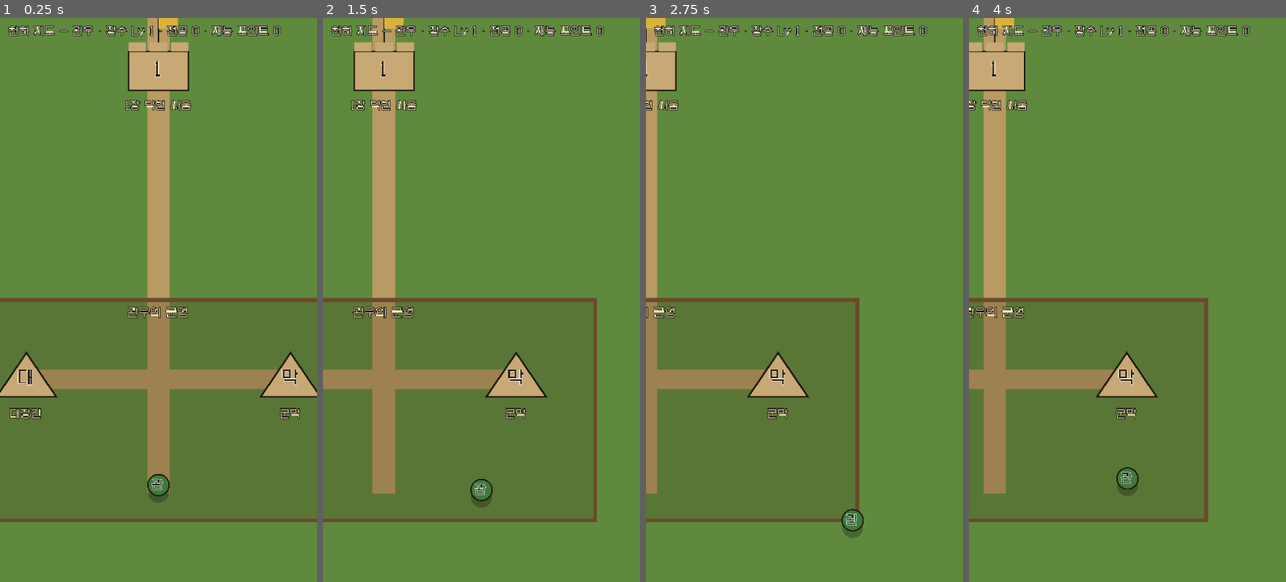
Above: before the commit, frames 1-4 (left to right).
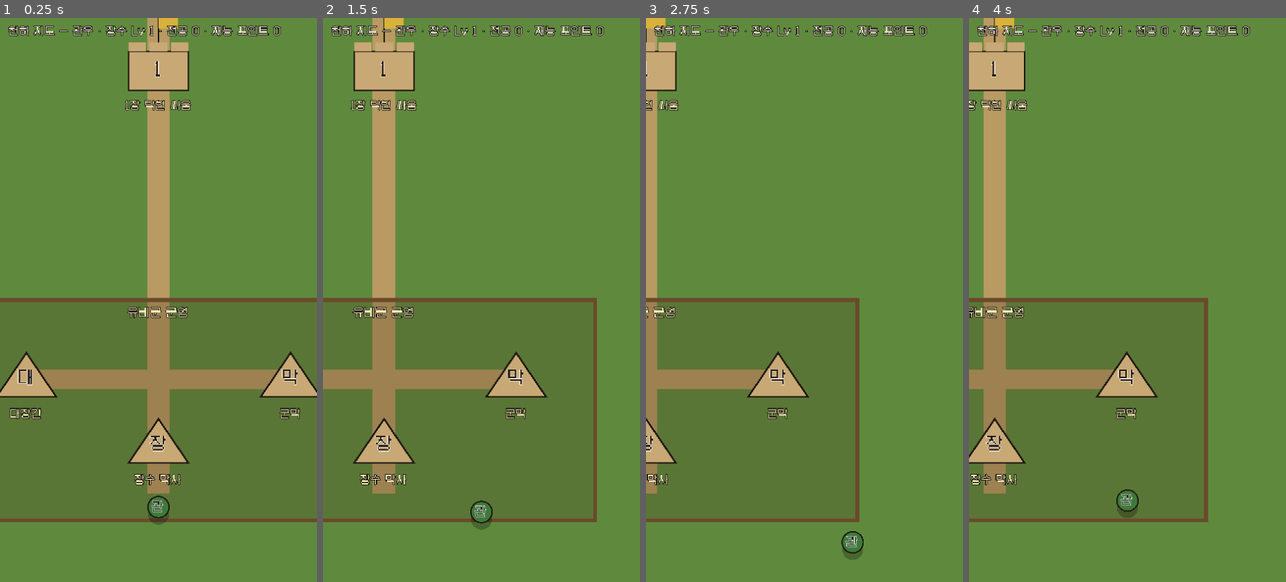
Above: after the commit, the same moments.

Repository: Dong-yeon/ThreeKindomFall
Game: Godot game, scene res://scenes/world.tscn
Two runs of this game, one before a commit and one after it. Both use one fixed random seed, a clock stepped at 60 frames per second and the inputs below.
Inputs (mouse positions are in pixels of both pictures, inside the frame that each line leads up to):
- Up to frame 1 (0.25 s): no input
- Up to frame 2 (1.5 s): tap Enter at 0.5 s; move the mouse to (551, 271) at 0.52 s; hold Right 0.53-1.25 s; tap K at 0.6 s; click (551, 271) at 0.67 s; tap Space at 0.77 s; drag from (418, 328) to (465, 412) at 1.27 s
- Up to frame 3 (2.75 s): move the mouse to (836, 175) at 2.02 s; hold Right from 2.03 s (still down); tap E at 2.1 s
- Up to frame 4 (4 s): release Right at 2.75 s; drag from (1111, 412) to (1032, 215) at 2.77 s; move the mouse to (1222, 384) at 3.52 s; hold Left from 3.53 s (still down); tap K at 3.6 s; tap Space at 3.77 s

The runs differ from the first frame. In frame 1, 1.6% of the frame differs, in the area x 40-60%, y 51-90%; in frame 2, 1.7%, in the area x 9-54%, y 51-91%; in frame 3, 1.0%; in frame 4, 1.7%.

Commit message:
feat(godot): 장수 교체 — 군영 '장수 막사'에서 출진 장수(관우 · 장비) 고르기, 장비로 출진하면 동료는 관우 (D-236)
MetaData.HEROES · Save.d.hero, 천하 지도 장수 막사 창(MetaUI), 전장은 --hero=<id> > 저장 > 씬 기본.
군영 이름을 '유비군 군영'으로. 봇 장비 출진: 무적 3/3 클리어 · 일반 0/3(1~2분에 쓰러짐 — 손맛 맞추기는 다음).

Co-Authored-By: Claude Opus 5.5 <noreply@anthropic.com>
Claude-Session: https://claude.ai/code/session_015QDwHkAgFCPXJ7251Ricrr

Diff:
--- a/godot/data/meta_data.gd
+++ b/godot/data/meta_data.gd
@@ -9,6 +9,17 @@
 ## 판 끝 보상: 경험 = 공적 Lv × xp_lv + 클리어 xp_clear / 전공 = 처치 × kill + 진영 · 부장 · 정원지 · 클리어. 진 판은 전공 × lose
 ## (경험은 공적 Lv에 비례해 진 판이 자연히 적음 — D-213 '진 판에서도 일부')
 const REWARD := {"xp_lv": 4.0, "xp_clear": 60.0, "kill": 0.02, "camp": 20.0, "lead": 30.0, "cyz": 60.0, "clear": 100.0, "lose": 0.5}
+
+
+## 출진할 수 있는 장수(D-236 장수 교체 — 군영 '장수 막사'에서 고름). 해금은 나중(지금은 둘 다 처음부터)
+const HEROES := ["res://data/heroes/guan_yu.tres", "res://data/heroes/zhang_fei.tres"]
+
+
+static func hero_path(id: String) -> String:
+	for p in HEROES:
+		if String(p).get_file().get_basename() == id:
+			return p
+	return String(HEROES[0])
 
 
 ## 대표 무기 강화(D-233, D-213 — 장수마다 따로, 전공): 강화 Lv 1당 그 장수 기본 공격 피해 + per(곱), 최대 max.
--- a/godot/data/stage_1.gd
+++ b/godot/data/stage_1.gd
@@ -22,7 +22,8 @@
 ## 스토리 동료(D-212 · D-215): 마을 습격이 시작되면 장비(hero)가 마을 동쪽 from에서 달려와 등무를 맡음 — 장수를 호위하지 않고 자기 목표로.
 ## 체력 = 장수 데이터 max_hp × hp, 공격 = attack × atk(동료라 약하게), 받는 피해 × take. 장수급은 체력 floor 아래로 못 깎음(마무리는 출진 장수).
 ## 마을이 끝나거나(구함 · 불탐) 체력이 retreat 아래로 내려가면 exit 쪽으로 물러남
-const COMPANION := {"hero": "res://data/heroes/zhang_fei.tres", "from": Vector2(815, 2620), "exit": Vector2(835, 2640),
+## alt(D-236 장수 교체): 출진 장수가 그 동료 본인이면 대신 오는 동료
+const COMPANION := {"hero": "res://data/heroes/zhang_fei.tres", "alt": "res://data/heroes/guan_yu.tres", "from": Vector2(815, 2620), "exit": Vector2(835, 2640),
 	"hp": 6.0, "atk": 0.1, "take": 0.5, "floor": 0.25, "retreat": 0.25}
 ## 적 밀도(D-211): 들판 증원 수 · 장수를 쫓는 무리 상한에 곱하는 시간 배율 = 1 + 판 시간 / per초.
 ## 0초 값은 D-186 · D-189 손잡이 그대로 — 진영을 일찍 끝내도 들판이 점점 붐벼 할 일이 남게
--- a/godot/data/world_data.gd
+++ b/godot/data/world_data.gd
@@ -1,9 +1,9 @@
 class_name WorldData
-## 천하 지도 최소판(D-235, current-design 2장): 걸어 다니는 허브. 아래 관우의 군영(대장간 · 군막) → 가운데 1장 모형 → 강 건너 2장(안개).
+## 천하 지도 최소판(D-235, current-design 2장): 걸어 다니는 허브. 아래 유비군 군영(대장간 · 군막 · 장수 막사 D-236) → 가운데 1장 모형 → 강 건너 2장(안개).
 ## 그림은 임시(코드로 그림) — 바닥 · 건물은 B.B.Bits 타일셋이 들어오면 바꿈. 웹판 p_world.js의 13주 지도는 장이 늘어날 때.
 
 const SIZE := Vector2(720, 1400)
-const START := Vector2(360, 1290)
+const START := Vector2(360, 1315)
 ## 강(황하) — 띠 y0~y1, 나루(다리)는 x 가운데 bridge 폭
 const RIVER := {"y0": 560.0, "y1": 620.0, "bridge": 90.0}
 ## 안개: 1장을 clears번 깨기 전엔 강 건너(y < fog_y)로 못 감
@@ -12,6 +12,7 @@
 const PLACES := [
 	{"k": "forge", "n": "대장간", "sub": "대표 무기 강화 — 전공", "pos": Vector2(210, 1170), "r": 70.0, "glyph": "대"},
 	{"k": "tent", "n": "군막", "sub": "재능 — 재능 포인트", "pos": Vector2(510, 1170), "r": 70.0, "glyph": "막"},
+	{"k": "hero", "n": "장수 막사", "sub": "출진할 장수 고르기", "pos": Vector2(360, 1245), "r": 50.0, "glyph": "장"},
 	{"k": "stage1", "n": "1장 탁현 싸움", "sub": "황건적의 난 — 출진", "pos": Vector2(360, 820), "r": 80.0, "glyph": "1"},
 	{"k": "stage2", "n": "2장 장보의 요술", "sub": "준비 중", "pos": Vector2(360, 330), "r": 80.0, "glyph": "2", "need_clear": 1},
 ]
--- a/godot/scripts/battle.gd
+++ b/godot/scripts/battle.gd
@@ -225,6 +225,15 @@
 
 
 func _ready() -> void:
+	# 출진 장수(D-236): --hero=<id>(봇 · 점검) > 저장(군영 '장수 막사') > 씬 기본(관우)
+	var hero_arg := ""
+	for a in OS.get_cmdline_user_args():
+		if a.begins_with("--hero="):
+			hero_arg = a.substr(7)
+	if hero_arg != "":
+		hero_data = load(MetaData.hero_path(hero_arg))
+	elif Save.on:
+		hero_data = Save.hero_data()
 	for a in OS.get_cmdline_user_args():
 		if a.begins_with("--seed="):
 			run_seed = int(a.substr(7))
@@ -705,6 +714,9 @@
 func _companion_come() -> void:
 	var C: Dictionary = Stage1.COMPANION
 	var hd: HeroData = load(C.hero)
+	# 출진 장수가 그 동료 본인이면 다른 동료(D-236 — 장비로 출진하면 관우가 옴)
+	if hd != null and hd.id == hero_data.id:
+		hd = load(C.alt)
 	if hd == null:
 		return
 	var at: Vector2 = C.from
--- a/godot/scripts/meta_ui.gd
+++ b/godot/scripts/meta_ui.gd
@@ -4,6 +4,8 @@
 ## 창이 열려 있는 동안 천하 지도는 걷기를 받지 않음(is_open).
 
 signal closed
+## 장수 막사(D-236)에서 출진 장수를 바꿈
+signal hero_changed(hd: HeroData)
 
 const INK := Color(0.11, 0.09, 0.07)
 
@@ -16,6 +18,8 @@
 var tal_tab := 0
 var tal_tabs: Array[Button] = []
 var tal_rows: Array[Dictionary] = []
+var hero_panel: PanelContainer
+var hero_btns: Array[Button] = []
 
 
 func setup(hero: HeroData) -> void:
@@ -24,10 +28,92 @@
 	mouse_filter = Control.MOUSE_FILTER_IGNORE
 	_build_forge()
 	_build_tal()
+	_build_hero()
 
 
 func is_open() -> bool:
-	return forge_panel.visible or tal_panel.visible
+	return forge_panel.visible or tal_panel.visible or hero_panel.visible
+
+
+## 창 틀(가운데 · 종이색) — 장수 막사
+func _panel(w: float) -> Array:
+	var p := PanelContainer.new()
+	p.set_anchors_preset(Control.PRESET_CENTER)
+	p.custom_minimum_size = Vector2(w, 0)
+	p.grow_horizontal = Control.GROW_DIRECTION_BOTH
+	p.grow_vertical = Control.GROW_DIRECTION_BOTH
+	var sb := StyleBoxFlat.new()
+	sb.bg_color = Color("f4ecd8")
+	sb.border_color = Color("3a2a1a")
+	sb.set_border_width_all(3)
+	sb.set_corner_radius_all(10)
+	sb.set_content_margin_all(14)
+	p.add_theme_stylebox_override("panel", sb)
+	var vb := VBoxContainer.new()
+	vb.add_theme_constant_override("separation", 10)
+	p.add_child(vb)
+	return [p, vb]
+
+
+## 장수 막사(D-236): 출진할 장수 고르기 — 장수마다 체력 · 걸음 · 기본 공격 · 대표 무기(강화 Lv) · 무쌍. 고른 장수는 금빛 테두리
+func _build_hero() -> void:
+	var pv := _panel(300)
+	hero_panel = pv[0]
+	var vb: VBoxContainer = pv[1]
+	var title := _label(18, Color("3a2a1a"), 0)
+	title.text = "장수 막사 — 출진 장수"
+	title.horizontal_alignment = HORIZONTAL_ALIGNMENT_CENTER
+	vb.add_child(title)
+	var note := _label(11, Color("5a4a36"), 0)
+	note.text = "장수 레벨 · 재능은 모든 장수가 함께 써요. 무기 강화는 장수마다 따로"
+	note.autowrap_mode = TextServer.AUTOWRAP_WORD_SMART
+	note.custom_minimum_size = Vector2(272, 0)
+	vb.add_child(note)
+	for path in MetaData.HEROES:
+		var h: HeroData = load(path)
+		var btn := Button.new()
+		btn.custom_minimum_size = Vector2(272, 84)
+		btn.autowrap_mode = TextServer.AUTOWRAP_WORD_SMART
+		btn.focus_mode = Control.FOCUS_NONE
+		btn.alignment = HORIZONTAL_ALIGNMENT_LEFT
+		btn.pressed.connect(func():
+			Save.set_hero(h.id)
+			hd = h
+			hero_changed.emit(h)
+			_hero_refresh())
+		btn.set_meta("hd", h)
+		vb.add_child(btn)
+		hero_btns.append(btn)
+	var close := Button.new()
+	close.text = "닫기"
+	close.custom_minimum_size = Vector2(0, 40)
+	close.pressed.connect(func():
+		hero_panel.visible = false
+		closed.emit())
+	vb.add_child(close)
+	hero_panel.visible = false
+	add_child(hero_panel)
+
+
+func hero_open() -> void:
+	_hero_refresh()
+	hero_panel.visible = true
+
+
+func _hero_refresh() -> void:
+	for btn in hero_btns:
+		var h: HeroData = btn.get_meta("hd")
+		var on := h.id == Save.hero_id()
+		btn.text = "%s%s\n체력 %d · 걸음 %d · %s\n%s 강화 Lv %d" % [h.display_name, "  (출진)" if on else "", int(h.max_hp), int(h.move_speed),
+			h.basic.display_name if h.basic != null else "-", h.weapon_name, Save.weapon_lv(h.id)]
+		var sb := StyleBoxFlat.new()
+		sb.bg_color = Color("6a5a46") if not on else Color("7a5a1a")
+		sb.border_color = Color("e2b23a") if on else Color("3a2a1a")
+		sb.set_border_width_all(3 if on else 1)
+		sb.set_corner_radius_all(8)
+		sb.set_content_margin_all(10)
+		for st in ["normal", "hover", "pressed", "focus"]:
+			btn.add_theme_stylebox_override(st, sb)
 
 
 func _label(size: int, col: Color, outline := 3) -> Label:
--- a/godot/scripts/save.gd
+++ b/godot/scripts/save.gd
@@ -18,7 +18,7 @@
 
 
 func _fresh() -> Dictionary:
-	return {"ver": VER, "lv": 1, "xp": 0, "merit": 0, "pts": 0, "runs": 0, "clears": 0, "weapon": {}, "tal": {}}
+	return {"ver": VER, "lv": 1, "xp": 0, "merit": 0, "pts": 0, "runs": 0, "clears": 0, "weapon": {}, "tal": {}, "hero": "guan_yu"}
 
 
 func _load() -> void:
@@ -36,6 +36,8 @@
 				if got[k] is Dictionary:
 					for h in got[k]:
 						d[k][String(h)] = int(got[k][h])
+			elif d[k] is String:
+				d[k] = String(got[k])
 			else:
 				d[k] = int(got[k])
 
@@ -48,6 +50,20 @@
 		push_warning("저장 실패: " + PATH)
 		return
 	f.store_string(JSON.stringify(d))
+
+
+## 출진 장수(D-236): 장수 id · 데이터
+func hero_id() -> String:
+	return String(d.hero)
+
+
+func hero_data() -> HeroData:
+	return load(MetaData.hero_path(hero_id())) as HeroData
+
+
+func set_hero(id: String) -> void:
+	d.hero = id
+	write()
 
 
 func lv() -> int:
--- a/godot/scripts/world.gd
+++ b/godot/scripts/world.gd
@@ -41,6 +41,9 @@
 	for a in args:
 		if a.begins_with("--shots="):
 			shot_dir = a.substr(8)
+	# 출진 장수(D-236): 저장에서
+	if Save.on:
+		hero_data = Save.hero_data()
 	tex = Sprites.sheet(hero_data.sprite_key)
 	cam = Camera2D.new()
 	add_child(cam)
@@ -94,6 +97,10 @@
 	ui.add_child(meta)
 	meta.setup(hero_data)
 	meta.closed.connect(_refresh_top)
+	meta.hero_changed.connect(func(h: HeroData):
+		hero_data = h
+		tex = Sprites.sheet(h.sprite_key)
+		_refresh_top())
 	_refresh_top()
 
 
@@ -162,7 +169,7 @@
 		return
 	var ok := _open(near)
 	sign_lbl.text = "%s\n%s" % [near.n, near.sub if ok else "잠김 — 1장을 평정하면"]
-	sign_btn.text = {"forge": "대장간 들어가기", "tent": "군막 들어가기", "stage1": "출진!"}.get(near.k, "살펴보기")
+	sign_btn.text = {"forge": "대장간 들어가기", "tent": "군막 들어가기", "hero": "장수 막사 들어가기", "stage1": "%s 출진!" % hero_data.display_name}.get(near.k, "살펴보기")
 	sign_btn.disabled = not ok
 
 
@@ -174,6 +181,8 @@
 			meta.forge_open()
 		"tent":
 			meta.tal_open()
+		"hero":
+			meta.hero_open()
 		"stage1":
 			get_tree().change_scene_to_file(BATTLE_SCENE)
 		_:
@@ -247,7 +256,7 @@
 	# 군영 울타리
 	draw_rect(Rect2(120, 1080, 480, 250), Color(0.3, 0.22, 0.12, 0.25))
 	draw_rect(Rect2(120, 1080, 480, 250), Color("6a4a2a"), false, 4)
-	_text(Vector2(S.x / 2, 1100), "관우의 군영", 13, Color("fff2c0"))
+	_text(Vector2(S.x / 2, 1100), "유비군 군영", 13, Color("fff2c0"))
 	for P in WorldData.PLACES:
 		_draw_place(P)
 	# 안개
@@ -305,7 +314,7 @@
 func _world_test() -> void:
 	await get_tree().create_timer(0.3).timeout
 	_shot("world_start")
-	for k in ["forge", "tent", "stage1"]:
+	for k in ["forge", "tent", "hero", "stage1"]:
 		for P in WorldData.PLACES:
 			if P.k == k:
 				pos = P.pos + Vector2(0, 30)
@@ -315,14 +324,21 @@
 			_enter()
 			await get_tree().create_timer(0.3).timeout
 			_shot("world_" + k + "_open")
+			if k == "hero":
+				# 둘째 장수로 바꿔 봄
+				meta.hero_btns[1].pressed.emit()
+				await get_tree().create_timer(0.3).timeout
+				_shot("world_hero_pick")
 			meta.forge_panel.visible = false
 			meta.tal_panel.visible = false
+			meta.hero_panel.visible = false
 	# 안개에 막히는지: 북쪽으로 3초 걸어 봄(키 대신 joy)
 	joy_on = true
 	joy_o = Vector2(180, 400)
 	joy_p = Vector2(180, 300)
 	await get_tree().create_timer(4.0).timeout
 	joy_on = false
+	print("[world] 출진 장수 %s · 저장 %s" % [hero_data.display_name, Save.hero_id()])
 	print("[world] 북쪽으로 걸은 뒤 y=%d (안개 %s · 깬 판 %d)" % [int(pos.y), "켬" if fog_on() else "걷힘", int(Save.d.clears)])
 	_shot("world_north")
 	get_tree().quit(0)
Not shown, changed: CLAUDE.md
Not shown, changed: docs/current-design.md
Not shown, changed: docs/decision-log.md
